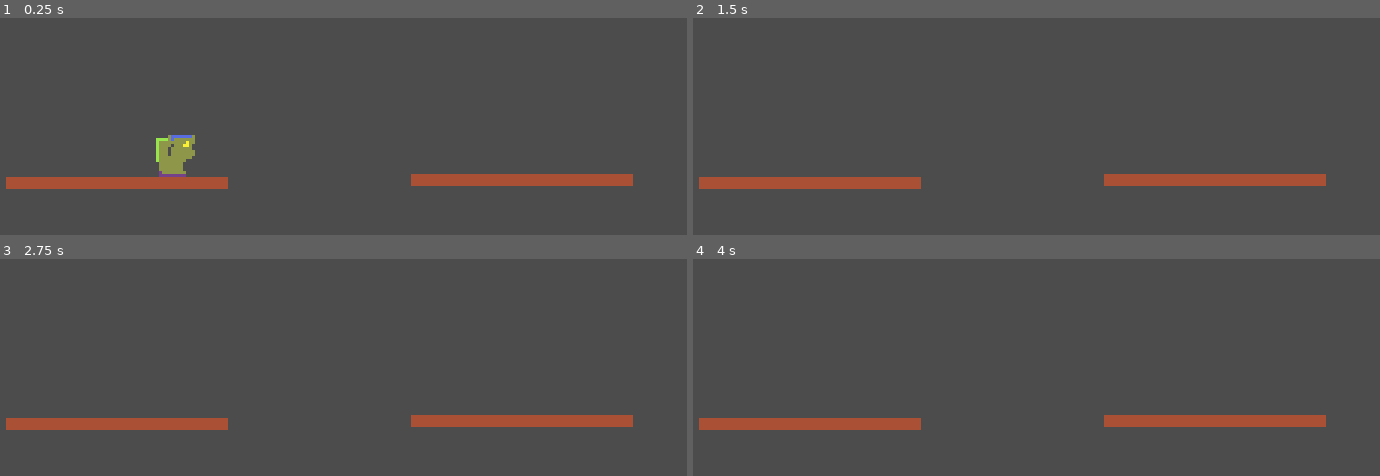
Above: before the commit, frames 1-4 (two rows, left to right).
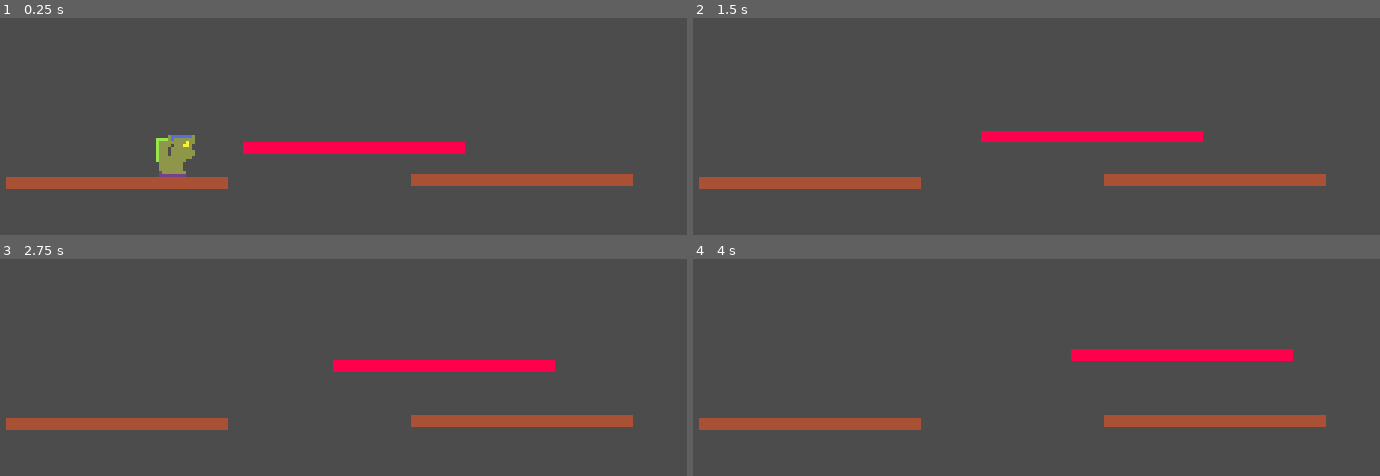
Above: after the commit, the same moments.

Repository: sugarvoid/winter-break-jam
Game: Godot game, scene res://game/game.tscn
Same seed, same stepped clock (60 frames per second), same inputs: the game is played once before the commit and once after it. The project has no main scene, so this scene is started directly.
Inputs:
- Up to frame 1 (0.25 s): no input
- Up to frame 2 (1.5 s): hold D (move_right) from 0.53 s (still down); tap Space (dash) at 0.6, 1.35 s; tap W (jump) at 0.77 s
- Up to frame 3 (2.75 s): tap W (jump) at 1.52 s; release D (move_right) at 2.03 s; hold A (move_left) from 2.03 s (still down); tap Space (dash) at 2.1 s
- Up to frame 4 (4 s): tap Enter at 2.75 s; release A (move_left) at 2.78 s; hold D (move_right) from 2.78 s (still down); tap Space (dash) at 2.85, 3.6 s; tap W (jump) at 3.02, 3.77 s

The runs differ from the first frame. In frame 1, 1.8% of the frame differs, in the area x 35-68%, y 57-63%; in frame 2, 1.6%; in frame 3, 1.8%; in frame 4, 1.8%.

Commit message:
Add moving platform

Diff:
--- a/game/game.tscn
+++ b/game/game.tscn
@@ -1,9 +1,10 @@
-[gd_scene load_steps=5 format=2]
+[gd_scene load_steps=6 format=2]
 
-[ext_resource path="res://game/platform/platform.tscn" type="PackedScene" id=1]
+[ext_resource path="res://game/platform/static_platform.tscn" type="PackedScene" id=1]
 [ext_resource path="res://game/player/player.tscn" type="PackedScene" id=2]
 [ext_resource path="res://game/game.gd" type="Script" id=3]
 [ext_resource path="res://game/level/kill_zone.tscn" type="PackedScene" id=4]
+[ext_resource path="res://game/platform/moving_platform.tscn" type="PackedScene" id=5]
 
 [node name="Game" type="Node2D"]
 script = ExtResource( 3 )
@@ -25,3 +26,6 @@
 
 [node name="OffScreenPos" type="Position2D" parent="."]
 position = Vector2( -27, 25 )
+
+[node name="MovingPlatform" parent="." instance=ExtResource( 5 )]
+position = Vector2( 126, 106 )
--- /dev/null
+++ b/game/manager/hazard_manager/hazard_manager.gd
@@ -0,0 +1,7 @@
+extends Node2D
+
+
+
+# Called when the node enters the scene tree for the first time.
+func _ready():
+	pass # Replace with function body.
--- /dev/null
+++ b/game/manager/hazard_manager/hazard_manager.tscn
@@ -0,0 +1,6 @@
+[gd_scene load_steps=2 format=2]
+
+[ext_resource path="res://game/manager/hazard_manager/hazard_manager.gd" type="Script" id=1]
+
+[node name="HazardManager" type="Node2D"]
+script = ExtResource( 1 )
--- /dev/null
+++ b/game/platform/moving_platform.gd
@@ -0,0 +1,14 @@
+extends StaticBody2D
+
+
+# Declare member variables here. Examples:
+# var a = 2
+# var b = "text"
+
+var velocity: Vector2
+# Called when the node enters the scene tree for the first time.
+func _ready():
+	pass # Replace with function body.
+
+func _process(delta) -> void:
+	self.position += Vector2(12, -3) * delta
--- /dev/null
+++ b/game/platform/moving_platform.tscn
@@ -0,0 +1,20 @@
+[gd_scene load_steps=4 format=2]
+
+[ext_resource path="res://game/level/TEMP_tiles.png" type="Texture" id=1]
+[ext_resource path="res://game/platform/moving_platform.gd" type="Script" id=2]
+
+[sub_resource type="RectangleShape2D" id=1]
+extents = Vector2( 37, 2 )
+
+[node name="MovingPlatform" type="StaticBody2D"]
+script = ExtResource( 2 )
+
+[node name="CollisionShape2D" type="CollisionShape2D" parent="."]
+shape = SubResource( 1 )
+
+[node name="Sprite" type="Sprite" parent="."]
+scale = Vector2( 9.25, 0.5 )
+texture = ExtResource( 1 )
+hframes = 4
+vframes = 4
+frame = 11
Renamed: game/platform/platform.tscn -> game/platform/static_platform.tscn
